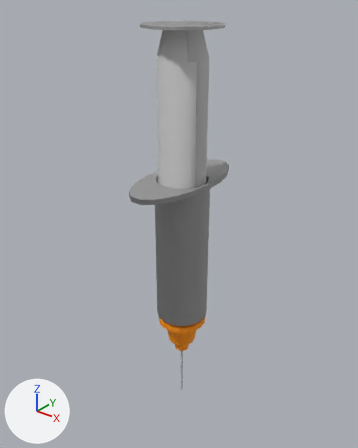
Two versions of the FBX model MAMF45/Assets/Models/syringe.FBX, one commit apart.
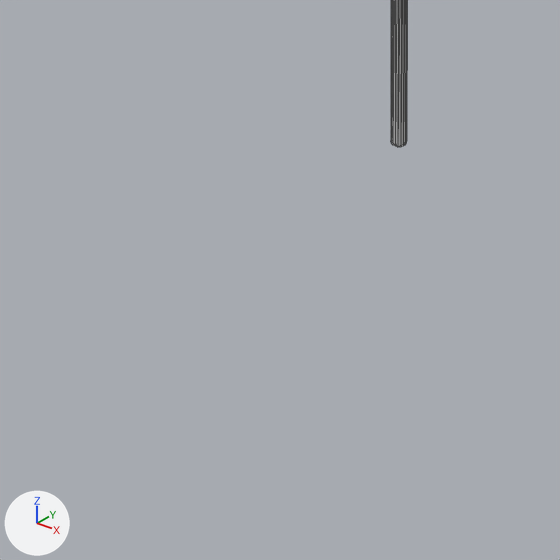
Old and new are each drawn whole from a 50 mm lens placed at (2.16, -2.74, 2.52), pointed at (-0.11, 0.1, 0.75) and again close up on the part from 36% to 57% of the width and 83% to 100% of the height. Arrows for +X, +Y and +Z are at lower left; the lights stay in place. The close-ups show mesh edges as thin lines. Where no turn or scale is listed for an object, it has been applied to the vertices.

In view in the first close-up: 'Needle'.
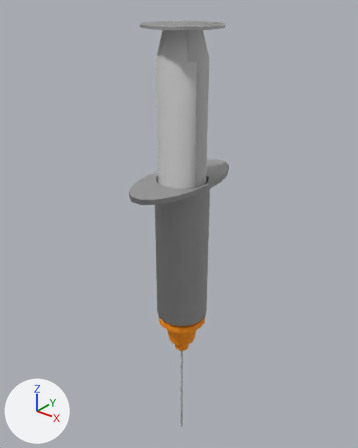
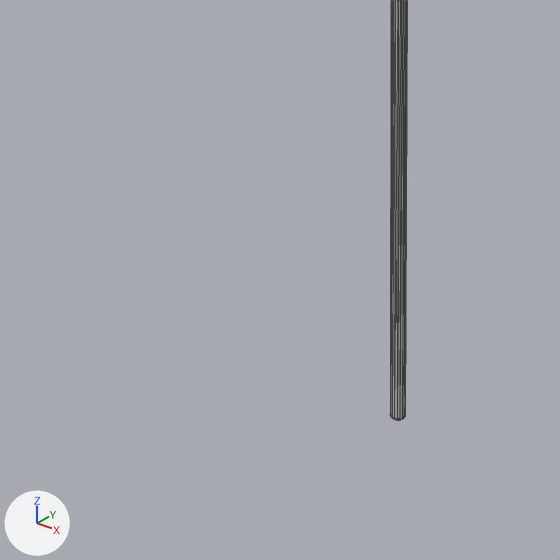
Location of each change, [x1, y1, x2, y2] in pixels of the close-ups (560 x 560 px):
'Needle', reshaped
    before: [391, 0, 407, 147]
    after: [390, 0, 407, 421]

Patch to the scene script:
```diff
--- a/MAMF45/Assets/Models/syringe.FBX.py
+++ b/MAMF45/Assets/Models/syringe.FBX.py
@@ me_mesh_001 @@
 me_mesh_001.from_pydata(...)  # 198 vertices, 376 faces; spans x -0.2..0.2, y -0.197..0.197, z -0.88..0.0
 # used by ob_needle; location = (0.0, 0.0, 0.0)
+# me_mesh_001 part 1: all 18 vertices in x -0.01..0.01, y -0.01..0.01, z -0.88 are moved by (0.0, 0.0, -0.477)
 me_mesh_001.materials.append(mat_syringeneedle)
```
